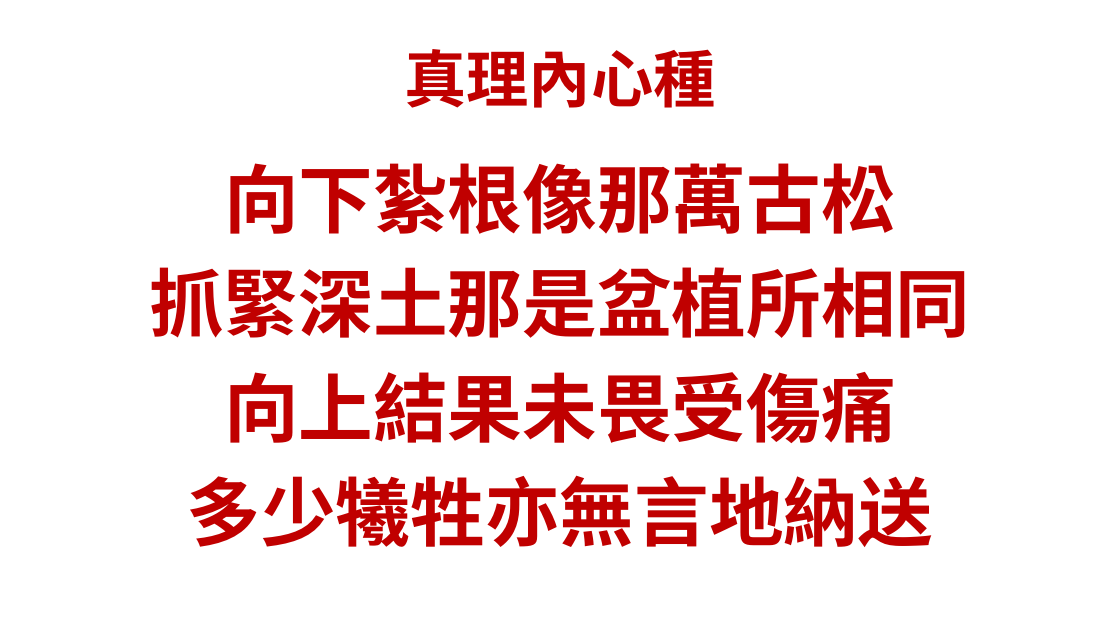
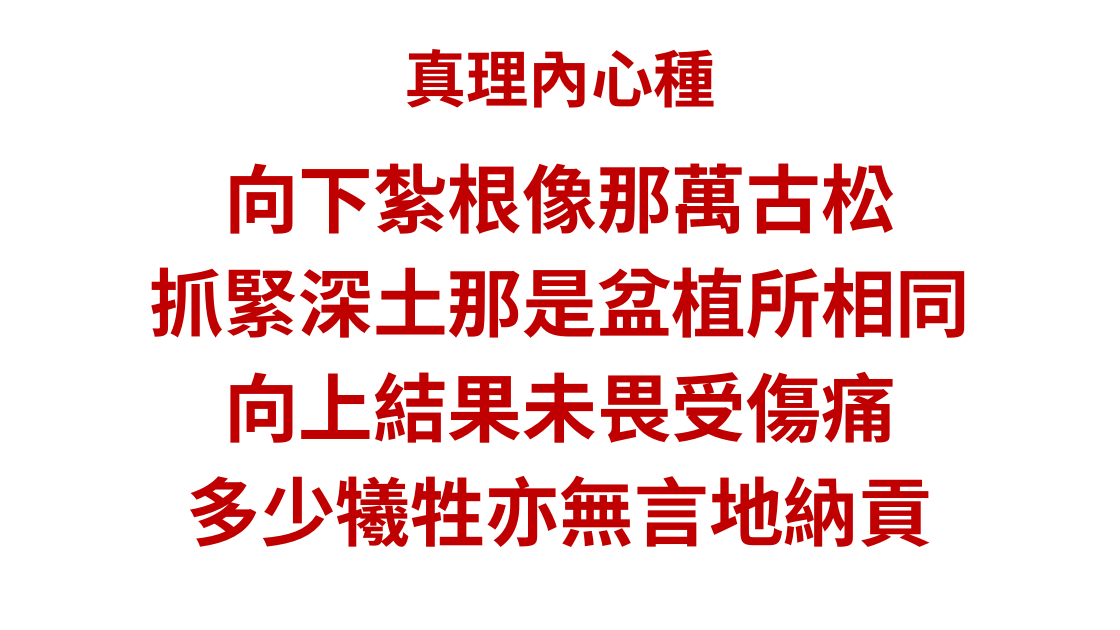
Before and after one commit to batisuoc/bible-school, a slide deck: slide 6 of 2019/10月.pptx. Drawn at 1120x630 pixels with LibreOffice and Linux fonts; fonts in the diff are those of the drawing; background and template pictures are left out. Boxes give left, top, right and bottom in pixels: in the first picture for what was removed or moved away, otherwise in the second. Text is boxed around its words. In the diff, an @@ line names an element or a change of style, - is before the commit and + after.

```diff
--- a/2019/10月.pptx
+++ b/2019/10月.pptx
@@ text at (187,475,934,547): text changed @@
-多少犧牲亦無言地納送
+多少犧牲亦無言地納貢
```
Also in this commit, not shown: 2 other files.
